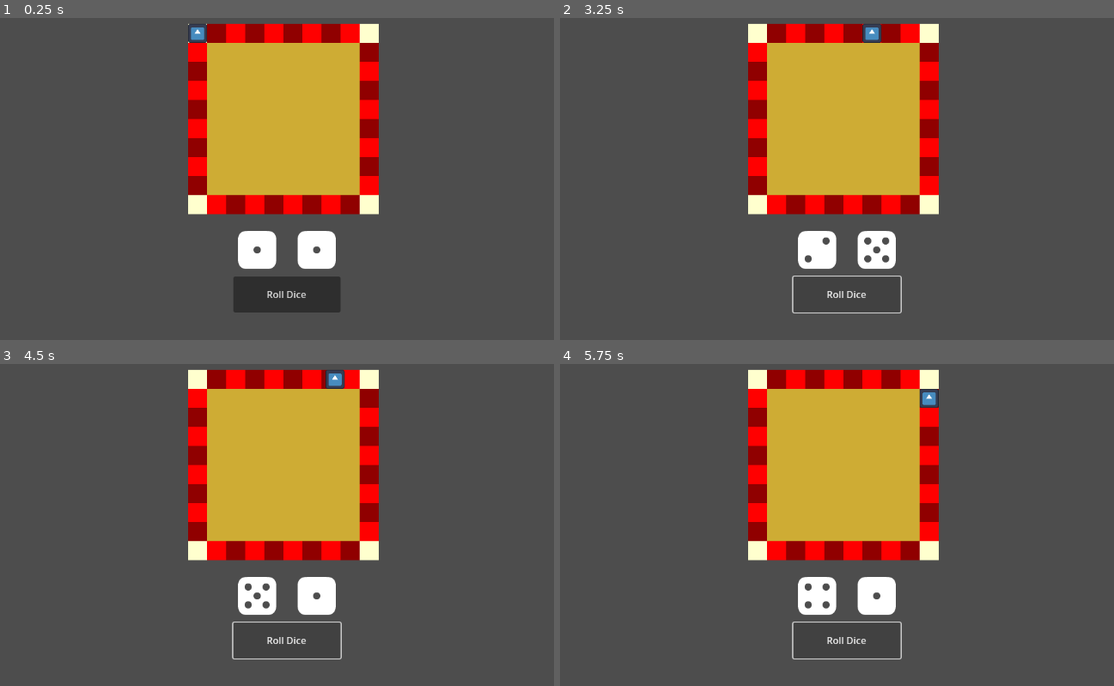
Above: before the commit, frames 1-4 (two rows, left to right).
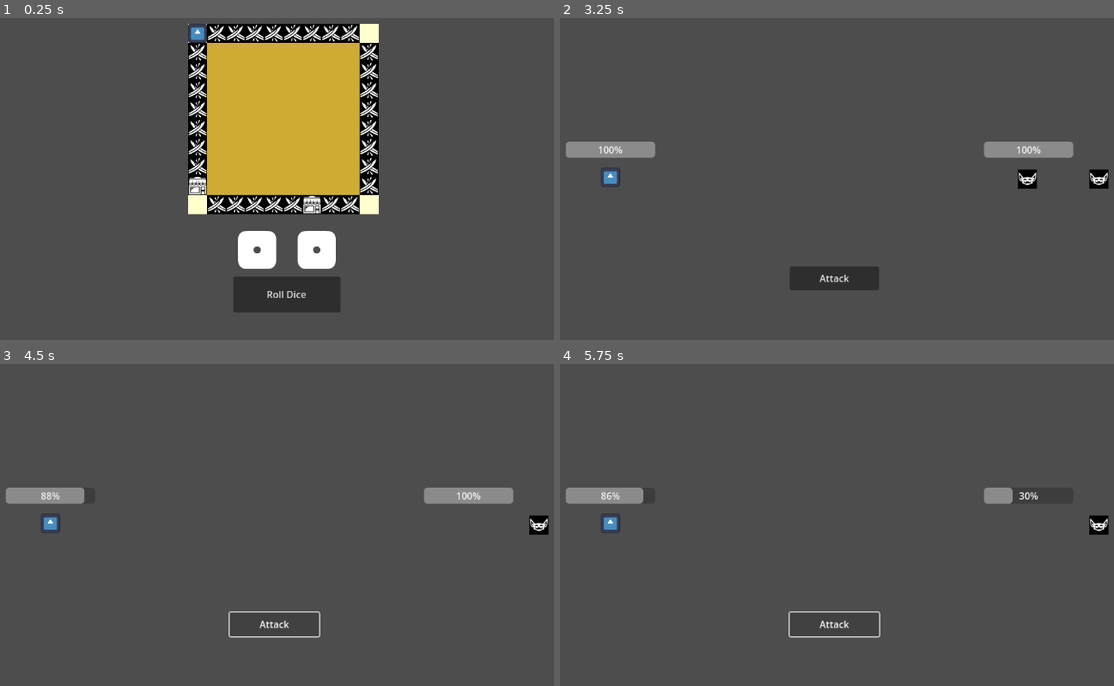
Above: after the commit, the same moments.

Repository: pescmy/HeRoll
Game: Godot game, scene res://scene/game.tscn
Two runs of this game, one before a commit and one after it. Both use one fixed random seed, a clock stepped at 60 frames per second and the inputs below. The engine's default icon, where the game draws it, is replaced by a stand-in: a white triangle on a blue panel in a dark square.
Inputs (mouse positions are in pixels of both pictures, inside the frame that each line leads up to):
- Up to frame 1 (0.25 s): no input
- Up to frame 2 (3.25 s): click "Roll Dice" at 0.5 s; click "Roll Dice" at 1.25 s; click "Roll Dice" at 2 s; tap Enter (ui_accept) at 2.75, 3.02 s; hold R (Roll Dice) from 2.78 s (still down)
- Up to frame 3 (4.5 s): release R (Roll Dice) at 3.5 s; click (277, 624) at 3.5 s, where only the run after the commit has a clickable "Attack"; click (277, 624) at 4.25 s, where only the run after the commit has a clickable "Attack"
- Up to frame 4 (5.75 s): click (837, 624) at 5 s, where only the run after the commit has a clickable "Attack"

The runs differ from the first frame. In frame 1, 6.7% of the frame differs, in the area x 33-69%, y 1-62%; in frame 2, 25%, in the area x 1-100%, y 1-92%; in frame 3, 24%; in frame 4, 24%.

Commit message:
multiple enemies, start tile, assign icons to tiles

Diff:
--- a/enemies/skeleton.tres
+++ b/enemies/skeleton.tres
@@ -1,6 +1,7 @@
-[gd_resource type="Resource" script_class="EnemyData" load_steps=2 format=3 uid="uid://c6cmuhh63p58u"]
+[gd_resource type="Resource" script_class="EnemyData" load_steps=3 format=3 uid="uid://c6cmuhh63p58u"]
 
 [ext_resource type="Script" uid="uid://bp4bb0bp1mktu" path="res://scripts/enemy_data.gd" id="1_6fwgm"]
+[ext_resource type="Texture2D" uid="uid://bs2ky7aeekici" path="res://art/enemies/skeleton.png" id="2_a3isk"]
 
 [resource]
 script = ExtResource("1_6fwgm")
@@ -9,6 +10,7 @@
 strength = 6
 defense = 3
 speed = 3
+sprite = ExtResource("2_a3isk")
 reward_gold = 7
 reward_xp = 12
 metadata/_custom_type_script = "uid://bp4bb0bp1mktu"
--- a/enemies/slime.tres
+++ b/enemies/slime.tres
@@ -1,6 +1,7 @@
-[gd_resource type="Resource" script_class="EnemyData" load_steps=2 format=3 uid="uid://cbyy6nl64i2d6"]
+[gd_resource type="Resource" script_class="EnemyData" load_steps=3 format=3 uid="uid://cbyy6nl64i2d6"]
 
 [ext_resource type="Script" uid="uid://bp4bb0bp1mktu" path="res://scripts/enemy_data.gd" id="1_j13lc"]
+[ext_resource type="Texture2D" uid="uid://dhk5ga83bc24j" path="res://art/enemies/slime.png" id="2_ipa7r"]
 
 [resource]
 script = ExtResource("1_j13lc")
@@ -9,6 +10,7 @@
 strength = 3
 defense = 1
 speed = 1
+sprite = ExtResource("2_ipa7r")
 reward_gold = 5
 reward_xp = 10
 metadata/_custom_type_script = "uid://bp4bb0bp1mktu"
--- a/scene/battle.tscn
+++ b/scene/battle.tscn
@@ -1,12 +1,18 @@
-[gd_scene load_steps=3 format=3 uid="uid://l2qg2sg4pybs"]
+[gd_scene load_steps=4 format=3 uid="uid://l2qg2sg4pybs"]
 
 [ext_resource type="PackedScene" uid="uid://d3qw2i7b6y85e" path="res://scene/battle_controller.tscn" id="1_0okv5"]
+[ext_resource type="Script" uid="uid://d4cvk8hggxi8r" path="res://scripts/battle_ui.gd" id="2_soyo5"]
 [ext_resource type="PackedScene" uid="uid://dg3xwl62blm1b" path="res://scene/player.tscn" id="3_q27o7"]
 
 [node name="Battle" type="Node2D"]
 
-[node name="BattleController" parent="." node_paths=PackedStringArray("player", "player_health_bar", "enemy_health_bar", "attack_button") instance=ExtResource("1_0okv5")]
+[node name="BattleController" parent="." node_paths=PackedStringArray("player") instance=ExtResource("1_0okv5")]
 position = Vector2(-2, 3)
+player = NodePath("../Player")
+
+[node name="BattleUI" type="Node2D" parent="." node_paths=PackedStringArray("battle_controller", "player", "player_health_bar", "enemy_health_bar", "attack_button")]
+script = ExtResource("2_soyo5")
+battle_controller = NodePath("../BattleController")
 player = NodePath("../Player")
 player_health_bar = NodePath("../PlayerHealthBar")
 enemy_health_bar = NodePath("../EnemyHealthBar")
--- a/scene/battle_controller.tscn
+++ b/scene/battle_controller.tscn
@@ -1,13 +1,9 @@
-[gd_scene load_steps=4 format=3 uid="uid://d3qw2i7b6y85e"]
+[gd_scene load_steps=2 format=3 uid="uid://d3qw2i7b6y85e"]
 
 [ext_resource type="Script" uid="uid://nnoeu8hohpyf" path="res://scripts/battle_controller.gd" id="1_5bk0i"]
-[ext_resource type="PackedScene" uid="uid://b8mc6k0ihd6vq" path="res://scene/enemy.tscn" id="3_mk702"]
-[ext_resource type="Resource" uid="uid://1g2kdg2o01v3" path="res://enemies/goblin.tres" id="4_mk702"]
 
 [node name="BattleController" type="Node2D"]
 script = ExtResource("1_5bk0i")
-enemy_scene = ExtResource("3_mk702")
-enemy_data = ExtResource("4_mk702")
 
 [node name="Control" type="Control" parent="."]
 layout_mode = 3
--- a/scene/game.tscn
+++ b/scene/game.tscn
@@ -4,7 +4,7 @@
 [ext_resource type="Script" uid="uid://dsj5yh7nn6xtr" path="res://scripts/game.gd" id="1_xlg7c"]
 [ext_resource type="PackedScene" uid="uid://cr58rc6ybd75o" path="res://scene/dice.tscn" id="3_qpk70"]
 [ext_resource type="PackedScene" uid="uid://dg3xwl62blm1b" path="res://scene/player.tscn" id="4_ll5lq"]
-[ext_resource type="PackedScene" uid="uid://baqa7qxmhj6x1" path="res://scene/board.tscn" id="4_xwcet"]
+[ext_resource type="PackedScene" uid="uid://baqa7qxmhj6x1" path="res://scene/game_board.tscn" id="4_xwcet"]
 
 [node name="Game" type="Node2D"]
 script = ExtResource("1_xlg7c")
--- a/scene/board.tscn
+++ b/scene/game_board.tscn
@@ -1,6 +1,7 @@
-[gd_scene load_steps=4 format=4 uid="uid://baqa7qxmhj6x1"]
-
-[ext_resource type="Texture2D" uid="uid://bspwtqkrbyiyo" path="res://art/misc/pixel_chess_board_b1_pal2.png" id="1_b3264"]
+[gd_scene load_steps=5 format=4 uid="uid://baqa7qxmhj6x1"]
+
+[ext_resource type="Texture2D" uid="uid://bspwtqkrbyiyo" path="res://art/board/pixel_chess_board_b1_pal2.png" id="1_b3264"]
+[ext_resource type="Script" uid="uid://ctdm2ao54xcbb" path="res://scripts/board_icons.gd" id="1_mguay"]
 
 [sub_resource type="TileSetAtlasSource" id="TileSetAtlasSource_32fhn"]
 texture = ExtResource("1_b3264")
@@ -400,3 +401,6 @@
 scale = Vector2(2, 2)
 tile_map_data = PackedByteArray("AAD7//v/AAABAAEAAAD7//z/AAA1AAEAAAD7//3/AAA0AAEAAAD7//7/AAA1AAEAAAD7////AAA0AAEAAAD7/w …(1520 unchanged characters)…
 tile_set = SubResource("TileSet_rl6p6")
+
+[node name="BoardIcons" type="Node2D" parent="."]
+script = ExtResource("1_mguay")
--- a/scripts/battle_controller.gd
+++ b/scripts/battle_controller.gd
@@ -3,97 +3,95 @@
 class_name BattleController
 
 @export var player: Node2D
-@export var enemy_scene: PackedScene
-@export var enemy_data: EnemyData
 
-@export var player_health_bar: ProgressBar
-@export var enemy_health_bar: ProgressBar
-
-@export var attack_button: Button
-
-var current_enemy: Node = null
+var enemies: Array = []
+var current_target: Node = null
 var in_battle: bool = false
 
-signal battle_started(enemy: Node)
+signal battle_started
 signal battle_ended(victory: bool)
+signal player_attacked(damage: int)
+signal enemy_attacked(damage: int)
+signal enemy_died(enemy: Node)
+signal target_changed(enemy: Node)
 
 func _ready():
-	attack_button.pressed.connect(_on_attack_pressed)
 	call_deferred("start_battle")
-
-func _on_attack_pressed():
-	if in_battle:
-		player_attack()
 
 func start_battle():
 	if in_battle:
 		return
 	in_battle = true
 
-	# Create the enemy
-	current_enemy = enemy_scene.instantiate()
-	current_enemy.data = GameData.current_enemy_data
-	add_child(current_enemy)
+	for i in range(GameData.current_enemy_data.size()):
+		var enemy = load("res://scene/enemy.tscn").instantiate()
+		enemy.data = GameData.current_enemy_data[i]
+		add_child(enemy)
+		enemy.position = Vector2(902 + (i * 120), 350)
+		enemies.append(enemy)
 
-	update_health_bars()
-
-	emit_signal("battle_started", current_enemy)
-	print("Battle started against: %s" % current_enemy.name)
+	current_target = enemies[0]
+	emit_signal("battle_started")
+	emit_signal("target_changed", current_target)
+	print("Battle started with %d enemies" % enemies.size())
 
 func player_attack():
-	if not in_battle or current_enemy == null:
+	if not in_battle or current_target == null:
 		return
 
 	var damage = player.get_attack_damage()
-	print("Player attacks for %d damage" % damage)
-	current_enemy.take_damage(damage)
+	current_target.take_damage(damage)
+	emit_signal("player_attacked", damage)
+	print("Player attacks %s for %d damage" % [current_target.name, damage])
 
-	update_health_bars()
+	if current_target.is_dead():
+		emit_signal("enemy_died", current_target)
+		enemies.erase(current_target)
+		current_target.queue_free()
+		current_target = null
 
-	if current_enemy.is_dead():
-		end_battle(true)
-	else:
-		enemy_turn()
+		if enemies.is_empty():
+			end_battle(true)
+			return
+		else:
+			current_target = enemies[0]
+			emit_signal("target_changed", current_target)
+
+	enemy_turn()
+
+func get_living_enemies() -> Array:
+	return enemies.filter(func(e): return not e.is_dead())
 
 func enemy_turn():
-	if not in_battle or current_enemy == null:
+	if not in_battle:
 		return
 
-	attack_button.disabled = true
+	var living = get_living_enemies()
+	living.sort_custom(func(a, b): return a.stats.speed > b.stats.speed)
 
-	if current_enemy.has_method("get_attack_damage") and player.has_method("take_damage"):
-		var damage = current_enemy.get_attack_damage()
-		print("Enemy attacks for %d damage" % damage)
+	for enemy in living:
+		var damage = enemy.get_attack_damage()
 		player.take_damage(damage)
+		emit_signal("enemy_attacked", damage)
+		print("%s attacks for %d damage" % [enemy.name, damage])
 
-	update_health_bars()
-
-	if player.is_dead():
-		end_battle(false)
-	else:
-		attack_button.disabled = false
+		if player.is_dead():
+			end_battle(false)
+			return
 
 func end_battle(victory: bool) -> void:
-	if current_enemy != null:
-		current_enemy.queue_free()
-		current_enemy = null
-
+	for enemy in enemies:
+		if is_instance_valid(enemy):
+			enemy.queue_free()
+	enemies.clear()
+	current_target = null
 	in_battle = false
-	attack_button.disabled = true
-
-	if victory:
-		print("Battle ended. Victory!")
-		await get_tree().create_timer(1.5).timeout
-		get_tree().change_scene_to_file("res://scene/game.tscn")
-	else:
-		print("Battle ended. Defeated!")
-		await get_tree().create_timer(1.5).timeout
-		get_tree().change_scene_to_file("res://scene/game.tscn")
 
 	emit_signal("battle_ended", victory)
 
-func update_health_bars() -> void:
-	player_health_bar.max_value = player.get_max_health()
-	player_health_bar.value = player.get_current_health()
-	enemy_health_bar.max_value = current_enemy.stats.max_health
-	enemy_health_bar.value = current_enemy.stats.current_health
+	await get_tree().create_timer(1.5).timeout
+
+	if victory:
+		get_tree().change_scene_to_file("res://scene/game.tscn")
+	else:
+		get_tree().change_scene_to_file("res://scene/game.tscn")
--- /dev/null
+++ b/scripts/battle_ui.gd
@@ -0,0 +1,72 @@
+# battle_ui.gd
+extends Node
+class_name BattleUI
+
+@export var battle_controller: BattleController
+@export var player: Node2D
+@export var player_health_bar: ProgressBar
+@export var enemy_health_bar: ProgressBar
+@export var attack_button: Button
+
+func _ready():
+	setup_layout()
+	battle_controller.battle_started.connect(_on_battle_started)
+	battle_controller.battle_ended.connect(_on_battle_ended)
+	battle_controller.player_attacked.connect(_on_player_attacked)
+	battle_controller.enemy_attacked.connect(_on_enemy_attacked)
+	battle_controller.target_changed.connect(_on_target_changed)
+	attack_button.pressed.connect(_on_attack_pressed)
+
+func setup_layout() -> void:
+	# Player — left side
+	player.position = Vector2(200, 350)
+
+	# Player health bar — centred above player
+	player_health_bar.position = Vector2(125, 290)
+	player_health_bar.size = Vector2(150, 20)
+
+	# Enemy health bar — centred above first enemy
+	enemy_health_bar.position = Vector2(827, 290)
+	enemy_health_bar.size = Vector2(150, 20)
+
+	# Attack button — bottom centre
+	attack_button.position = Vector2(501, 500)
+	attack_button.size = Vector2(150, 40)
+
+func _on_attack_pressed():
+	if battle_controller.in_battle:
+		battle_controller.player_attack()
+
+func _on_battle_started():
+	update_health_bars()
+	attack_button.disabled = false
+
+func _on_battle_ended(victory: bool):
+	attack_button.disabled = true
+	if victory:
+		print("Victory!")
+	else:
+		print("Defeated!")
+
+func _on_player_attacked(_damage: int):
+	update_enemy_health_bar()
+
+func _on_enemy_attacked(_damage: int):
+	update_player_health_bar()
+	attack_button.disabled = false
+
+func _on_target_changed(enemy: Node):
+	update_enemy_health_bar()
+
+func update_health_bars() -> void:
+	update_player_health_bar()
+	update_enemy_health_bar()
+
+func update_player_health_bar() -> void:
+	player_health_bar.max_value = player.get_max_health()
+	player_health_bar.value = player.get_current_health()
+
+func update_enemy_health_bar() -> void:
+	if battle_controller.current_target != null:
+		enemy_health_bar.max_value = battle_controller.current_target.stats.max_health
+		enemy_health_bar.value = battle_controller.current_target.stats.current_health
--- /dev/null
+++ b/scripts/board_icons.gd
@@ -0,0 +1,47 @@
+# board_icons.gd
+extends Node2D
+class_name BoardIcons
+
+@export var tile_size: int = 32
+@export var grid_size: int = 10
+@export var board_offset: Vector2 = Vector2(-tile_size*grid_size / 2 + tile_size / 2, -tile_size*grid_size / 2 + tile_size / 2)
+@export var icon_scale: Vector2 = Vector2(1, 1)
+
+var icon_map: Dictionary = {
+	"combat": preload("res://art/board/sword-clash.png"),
+	"shop": preload("res://art/board/shop.png"),
+}
+
+func _ready() -> void:
+	generate_icons()
+
+func generate_icons() -> void:
+	var positions = get_tile_positions()
+
+	for index in GameData.tile_types:
+		var type = GameData.tile_types[index]
+		if not icon_map.has(type):
+			continue
+
+		var sprite = Sprite2D.new()
+		sprite.texture = icon_map[type]
+		sprite.position = positions[index]
+		sprite.scale = icon_scale
+		add_child(sprite)
+
+func get_tile_positions() -> Array[Vector2]:
+	var positions: Array[Vector2] = []
+
+	for col in range(grid_size):
+		positions.append(board_offset + Vector2(col * tile_size, 0))
+
+	for row in range(1, grid_size):
+		positions.append(board_offset + Vector2((grid_size - 1) * tile_size, row * tile_size))
+
+	for col in range(grid_size - 2, -1, -1):
+		positions.append(board_offset + Vector2(col * tile_size, (grid_size - 1) * tile_size))
+
+	for row in range(grid_size - 2, 0, -1):
+		positions.append(board_offset + Vector2(0, row * tile_size))
+
+	return positions
--- a/scripts/enemy.gd
+++ b/scripts/enemy.gd
@@ -3,6 +3,7 @@
 
 @export var data: EnemyData
 @onready var stats: EnemyStats = $EnemyStats
+@onready var sprite: Sprite2D = $Sprite2D
 
 func _ready():
 	# If the scene's exported data is set in inspector, apply it.
@@ -13,6 +14,8 @@
 	name = data.name if data.name != "" else name
 	if stats:
 		stats.setup(data)
+	if data.sprite:
+		sprite.texture = data.sprite
 	# optionally: change sprite/animation if data.sprite_path is set
 	# var tex = preload(data.sprite_path)  # or load at runtime; be careful with timings
 
--- a/scripts/game_data.gd
+++ b/scripts/game_data.gd
@@ -1,7 +1,15 @@
 extends Node
 
-var current_enemy_data: EnemyData = null
+var player_tile_index: int = 0
+
+var tile_combat: int = 30
+var tile_shop: int = 2
+
+var current_enemy_data: Array[EnemyData] = []
 var tile_types: Dictionary = {}
+
+func _ready() -> void:
+	generate_board()
 
 func generate_board() -> void:
 	tile_types.clear()
@@ -21,13 +29,13 @@
 		tile_types[i] = "safe"
 
 	# Assign combat tiles
-	for i in range(10):
+	for i in range(tile_combat):
 		tile_types[pool[i]] = "combat"
 
 	# Assign shop tiles
-	for i in range(10, 12):
+	for i in range(tile_combat, tile_combat + tile_shop):
 		tile_types[pool[i]] = "shop"
 
 	# Rest are safe
-	for i in range(12, pool.size()):
+	for i in range(tile_combat + tile_shop, pool.size()):
 		tile_types[pool[i]] = "safe"
--- a/scripts/player_movement.gd
+++ b/scripts/player_movement.gd
@@ -4,14 +4,15 @@
 # --- Board settings ---
 @export var tile_size: int = 32
 @export var grid_size: int = 10
-@export var board_start: Vector2 = Vector2(0, 0) # Will be calculated relative to parent position
+@export var board_start: Vector2 = Vector2(0, 0)
 
 # --- Movement settings ---
 var player_index: int = 0
 var board_positions: Array[Vector2] = []
 var move_queue: Array[Vector2] = []
 var moving: bool = false
-@export var move_speed: float = 200.0 # pixels per second
+var passed_start: bool = false
+@export var move_speed: float = 200.0
 
 func _ready() -> void:
 	# Don't auto-setup here, let the GameController call it
@@ -20,7 +21,7 @@
 # --- Setup board ---
 func set_board_positions() -> void:
 	board_positions.clear()
-	player_index = 0
+	player_index = GameData.player_tile_index
 
 	# Calculate board start relative to the game board position
 	# Adjust this offset to match your actual board position
@@ -45,7 +46,7 @@
 
 	# Place player at first position
 	if board_positions.size() > 0:
-		position = board_positions[0]
+		position = board_positions[player_index]
 		print("👤 Player starting at position: ", position)
 
 func get_total_tiles() -> int:
@@ -59,10 +60,20 @@
 		return
 
 	move_queue.clear()
-
+	passed_start = false
 
 	for i in range(steps):
-		player_index = (player_index + 1) % get_total_tiles()
+		var next_index = (player_index + 1) % get_total_tiles()
+
+		# Check if we're crossing or landing on the start tile
+		if next_index == 0 and player_index != 0:
+			player_index = 0
+			move_queue.append(board_positions[0])
+			print("📍 Passing start tile — stopping here")
+			passed_start = true
+			break
+
+		player_index = next_index
 		move_queue.append(board_positions[player_index])
 		print("📍 Queuing move to position %d: %s" % [player_index, board_positions[player_index]])
 
@@ -73,17 +84,24 @@
 	if move_queue.is_empty():
 		moving = false
 		print("✅ Movement complete. Player at tile %d" % player_index)
-		_on_landed(player_index)
+
+		if passed_start:
+			_on_passed_start()
+		else:
+			_on_landed(player_index)
 		return
 
 	moving = true
 	var next_pos = move_queue.pop_front()
 	var distance = position.distance_to(next_pos)
 	var duration = distance / move_speed
-
 	var tween = create_tween()
 	tween.tween_property(self, "position", next_pos, duration)
 	tween.tween_callback(Callable(self, "_process_next_move"))
+
+func _on_passed_start() -> void:
+	print("🏁 Passed start tile — choose a bonus!")
+	# TODO: show extract/heal/gold choice UI
 
 func _on_landed(index: int) -> void:
 	var type = GameData.tile_types.get(index, "safe")
@@ -91,6 +109,7 @@
 
 	match type:
 		"combat":
+			GameData.player_tile_index = player_index
 			GameData.current_enemy_data = _pick_enemy()
 			get_tree().change_scene_to_file("res://scene/battle.tscn")
 		"shop":
@@ -98,5 +117,6 @@
 		"safe":
 			pass
 
-func _pick_enemy() -> EnemyData:
-	return load("res://enemies/goblin.tres") as EnemyData
+func _pick_enemy() -> Array[EnemyData]:
+	var goblin = load("res://enemies/goblin.tres") as EnemyData
+	return [goblin, goblin]
Binary file added: art/board/gems.png
Not shown, added: art/board/gems.png.import
Renamed: art/misc/pixel_chess_board_b1_pal2.png -> art/board/pixel_chess_board_b1_pal2.png
Not shown, changed: art/board/pixel_chess_board_b1_pal2.png.import
Binary file added: art/board/shop.png
Not shown, added: art/board/shop.png.import
Binary file added: art/board/sword-clash.png
Not shown, added: art/board/sword-clash.png.import
Binary file added: art/enemies/skeleton.png
Not shown, added: art/enemies/skeleton.png.import
Binary file added: art/enemies/slime.png
Not shown, added: art/enemies/slime.png.import
(and 2 more such lines)
